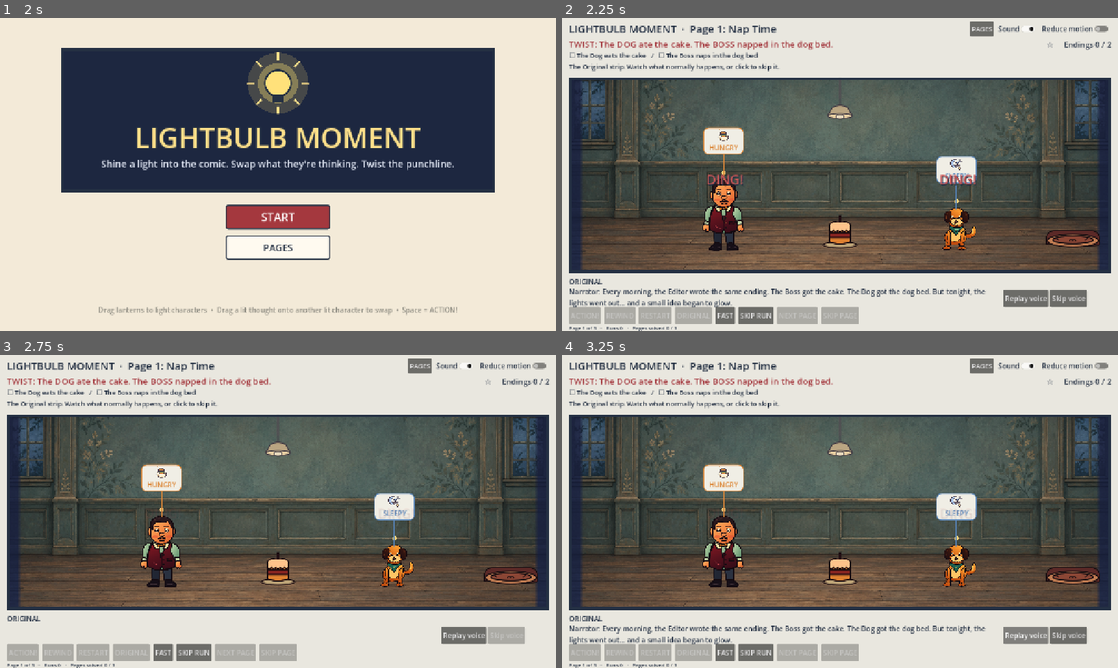
Above: before the commit, frames 1-4 (two rows, left to right).
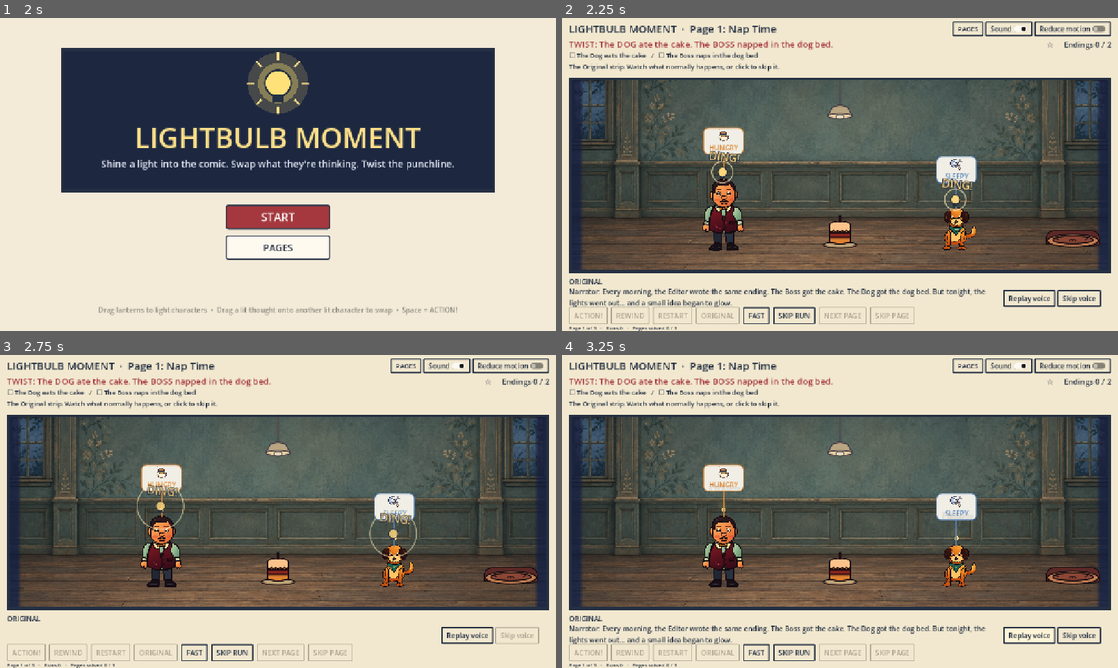
Above: after the commit, the same moments.

Repository: Ayush0098/TGCGameJam
Game: Godot game, scene res://scenes/main.tscn
The game is run twice, just before and just after one commit, with the same random seed, the same clock (stepped at 60 frames per second) and the same inputs.
Inputs:
- Up to frame 1 (2 s): click "Start story" at 0.5 s; click "Start story" at 1.25 s
- Up to frame 2 (2.25 s): click "START" at 2 s
- Up to frame 3 (2.75 s): no input
- Up to frame 4 (3.25 s): click "Replay voice" at 2.75 s

Frame 1 is identical in both runs. In frame 2, 4.9% of the frame differs, in the area x 1-99%, y 1-98%; in frame 3, 4.7%; in frame 4, 4.2%.

Commit message:
Add comic juice: starburst onomatopoeia, DING pops, shake, hitstop, inked theme
- Event words draw as outlined text on inked starbursts that pop, drift and
  fade; DING shows an idea-bulb pop with a flash ring above the actor.
- Impacts add screen shake to the panel only (off with Reduce motion) and a
  hitstop that pauses the playback clock (BONK/CLASH/EXIT/EAT).
- One printed-comic Theme for all HUD buttons (paper, ink border, hard shadow).

Co-Authored-By: Claude Opus 5.5 (1M context) <noreply@anthropic.com>

Diff:
--- a/src/game/main.gd
+++ b/src/game/main.gd
@@ -82,6 +82,11 @@
 var bonus_done: Dictionary = {}
 var endings_found: Dictionary = {}
 var _progress_label: Label
+# Hitstop: impact frames pause the playback clock (not Engine.time_scale).
+var _hitstop := 0.0
+const HITSTOP := {"BONK": 0.12, "CLASH": 0.12, "EXIT": 0.1, "EAT": 0.08}
+const INK := Color("243043")
+const PAPER := Color("f2e8cf")
 const SAVE_PATH := "user://lightbulb_progress.json"
 const BEAT_SECONDS := 0.4
 const RECOVERY_SECONDS := 0.45
@@ -115,12 +120,13 @@
 
 func _build_ui() -> void:
 	var background := ColorRect.new()
-	background.color = Color("e9e7df")
+	background.color = PAPER
 	background.set_anchors_and_offsets_preset(Control.PRESET_FULL_RECT)
 	background.mouse_filter = Control.MOUSE_FILTER_IGNORE
 	add_child(background)
 	_ui = Control.new()
 	_ui.size = Vector2(1280, 720)
+	_ui.theme = _comic_theme()
 	add_child(_ui)
 	resized.connect(_layout_ui)
 	get_window().focus_exited.connect(func(): _hook_drag = -1)
@@ -359,6 +365,7 @@
 	_is_original = original
 	mode = "INTRO" if original else "PLAY"
 	_cursor = 0
+	_hitstop = 0.0
 	_frame_cursor = 0
 	_playback_world = _run.snapshots[0]
 	_clock = 0.0
@@ -395,6 +402,9 @@
 	if _is_original and _active_cue == "narrator_intro":
 		return
 	var elapsed := delta * (3.0 if _fast else 1.0)
+	if _hitstop > 0.0:
+		_hitstop = maxf(0.0, _hitstop - delta)
+		return
 	if _anticipation > 0:
 		_anticipation -= elapsed
 		return
@@ -453,6 +463,8 @@
 		events.append_array(_run.events.filter(func(event): return event.beat == beat and event.type == "MOVE"))
 	_stage.present_events(events, 3.0 if _fast else 1.0, _motion.button_pressed)
 	for event in events:
+		if HITSTOP.has(event.type) and not _fast:
+			_hitstop = maxf(_hitstop, float(HITSTOP[event.type]))
 		if event.type == "DING":
 			_ding(480.0 * pow(1.12, _ding_count))
 			_ding_count += 1
@@ -1064,3 +1076,33 @@
 		bonus_done = data.bonus
 	if data.get("endings") is Dictionary:
 		endings_found = data.endings
+
+
+func _comic_theme() -> Theme:
+	# Printed-comic buttons: paper, ink border, hard offset shadow (no blur).
+	var theme := Theme.new()
+	for state in ["normal", "hover", "pressed", "focus", "disabled"]:
+		var box := StyleBoxFlat.new()
+		box.bg_color = PAPER if state != "hover" else Color("fff4d6")
+		box.border_color = INK if state != "disabled" else Color("a9a28f")
+		box.set_border_width_all(3 if state != "disabled" else 2)
+		box.set_corner_radius_all(2)
+		box.shadow_color = INK if state != "disabled" else Color(0, 0, 0, 0)
+		box.shadow_size = 0
+		box.shadow_offset = Vector2(1, 1) if state == "pressed" else Vector2(4, 4)
+		box.content_margin_left = 12
+		box.content_margin_right = 12
+		box.content_margin_top = 4
+		box.content_margin_bottom = 4
+		if state == "focus":
+			box.bg_color = Color(0, 0, 0, 0)
+			box.shadow_color = Color(0, 0, 0, 0)
+			box.border_color = Color("c8102e")
+		theme.set_stylebox(state, "Button", box)
+	theme.set_color("font_color", "Button", INK)
+	theme.set_color("font_hover_color", "Button", INK)
+	theme.set_color("font_pressed_color", "Button", INK)
+	theme.set_color("font_focus_color", "Button", INK)
+	theme.set_color("font_disabled_color", "Button", Color("a9a28f"))
+	theme.set_color("font_color", "Label", INK)
+	return theme
--- a/src/presentation/stage_view.gd
+++ b/src/presentation/stage_view.gd
@@ -55,6 +55,12 @@
 var _actions: Dictionary = {}
 var _textures: Dictionary = {}
 var _effects: Array[Dictionary] = []
+# Comic juice: screen shake (trauma 0..1, decays) applied to the panel root only.
+var _trauma := 0.0
+var _shake_time := 0.0
+const EFFECT_LIFE := 0.85
+const WORD_COLOURS := {"DING": Color("ffd27a"), "EAT": Color("f28c28"), "BONK": Color("d7263d"), "CLASH": Color("d7263d"), "STARTLE": Color("8e5cc9"), "EXIT": Color("8e5cc9"), "SIT": Color("4a90d9"), "LAMP_ON": Color("f2e8cf"), "WHIFF": Color("f2e8cf")}
+const WORD_TRAUMA := {"BONK": 0.5, "CLASH": 0.55, "EXIT": 0.4, "EAT": 0.22, "STARTLE": 0.12}
 var _manifest: Dictionary = {}
 
 class PropLayer extends Node2D:
@@ -357,6 +363,9 @@
 	_drag_bulb = -1
 	_target = ""
 	_effects.clear()
+	_trauma = 0.0
+	if is_instance_valid(_root):
+		_root.position = _offset()
 	_blend = 1.0
 	if is_instance_valid(_room):
 		_room.material.set_shader_parameter("blend", 1.0)
@@ -389,16 +398,27 @@
 			_play(str(event.get("target", "")), "ko")
 		if words.has(event.type):
 			var slot := float(event.get("to", 4))
+			var anchor_x := -1.0
 			for record in _world.get("characters", []):
 				if record.id == id:
 					slot = record.slot
+					anchor_x = _actor_position(record).x
 			if event.type == "LAMP_ON":
 				for lamp in _world.get("lamps", []):
 					if lamp.id == event.get("object", ""):
 						for object in _world.get("objects", []):
 							if object.id == lamp.switch_id:
 								slot = object.slot
-			_effects.append({"text": words[event.type], "at": Vector2(clampf(_x(slot), 75, 1205), 255), "age": 0.0, "colour": COLOURS.get("HUNGRY" if event.type == "EAT" else "ANGRY", Color("edce76"))})
+			var height := 255.0
+			if event.type == "DING":
+				# The idea bulb pops above the head; the word sits a little higher.
+				for record in _world.get("characters", []):
+					if record.id == id:
+						height = FLOOR_Y - (205.0 if record.get("art", "") != "dog" else 140.0)
+			var wobble := float((str(event.type).hash() + int(slot) * 7) % 7 - 3) * 0.05
+			_effects.append({"text": words[event.type], "kind": str(event.type), "at": Vector2(clampf(anchor_x if anchor_x >= 0.0 and event.type != "LAMP_ON" else _x(slot), 75, 1205), height), "age": 0.0, "rot": wobble, "colour": WORD_COLOURS.get(event.type, Color("ffd27a"))})
+			if not reduced_motion:
+				_trauma = minf(1.0, _trauma + float(WORD_TRAUMA.get(event.type, 0.0)))
 	queue_redraw()
 
 func _process(delta: float) -> void:
@@ -407,7 +427,15 @@
 		_room.material.set_shader_parameter("blend", _blend)
 	for effect in _effects:
 		effect.age += delta * _playback_speed
-	_effects = _effects.filter(func(effect): return effect.age < 0.65)
+	_effects = _effects.filter(func(effect): return effect.age < EFFECT_LIFE)
+	if _trauma > 0.0 and is_instance_valid(_root):
+		_shake_time += delta
+		_trauma = maxf(0.0, _trauma - delta * 1.6)
+		var amount := 9.0 * _trauma * _trauma
+		_root.position = _offset() + Vector2(sin(_shake_time * 71.0), cos(_shake_time * 53.0)) * amount
+		if _trauma == 0.0:
+			_root.position = _offset()
+		queue_redraw()
 	for id in _actions.keys():
 		if _actions[id] in ["eat", "sit", "bonk", "startle"] and not _rigs[id].animation_player.is_playing():
 			_actions[id] = ""
@@ -543,14 +571,55 @@
 		if actor.id == _target:
 			draw_rect(rect.grow(5), Color("42a88c"), false, 3)
 	for effect in _effects:
-		var offset := Vector2(0, 0 if _reduced_motion else -effect.age * 18)
-		var at: Vector2 = effect.at + offset
-		var alpha := minf(1, (0.65 - effect.age) * 5)
-		_label(self, at + Vector2(-39, 2), effect.text, Color(INK, alpha), 31)
-		_label(self, at + Vector2(-41, 0), effect.text, Color(effect.colour, alpha), 31)
+		_draw_word(effect)
 	if _drag_bubble != "":
 		draw_circle(_mouse, 18, Color(1, 0.85, 0.3, 0.7))
+	draw_set_transform(_offset(), 0, Vector2.ONE * _fit())
 	draw_rect(Rect2(3, 3, 1274, 454), INK, false, 6)
+
+func _draw_word(effect: Dictionary) -> void:
+	# Onomatopoeia: an inked starburst with an outlined word; pops in, drifts, fades.
+	var age: float = effect.age
+	var scale := 1.0
+	if not _reduced_motion:
+		if age < 0.1:
+			scale = lerpf(0.2, 1.25, age / 0.1)
+		elif age < 0.18:
+			scale = lerpf(1.25, 1.0, (age - 0.1) / 0.08)
+	var alpha := clampf((EFFECT_LIFE - age) * 5.0, 0.0, 1.0)
+	var at: Vector2 = effect.at + Vector2(0, 0 if _reduced_motion else -age * 14.0)
+	var font := ThemeDB.fallback_font
+	var kind := str(effect.get("kind", ""))
+	var size := 26 if kind in ["DING", "SIT"] else 34
+	var width := font.get_string_size(effect.text, HORIZONTAL_ALIGNMENT_LEFT, -1, size).x
+	draw_set_transform(_offset() + at * _fit(), float(effect.get("rot", 0.0)), Vector2.ONE * scale * _fit())
+	if kind == "DING":
+		# Idea bulb pop with a flash ring.
+		var ring := 14.0 + age * 60.0
+		draw_arc(Vector2(0, 26), ring, 0, TAU, 32, Color(1, 0.95, 0.75, alpha * 0.6), 3, true)
+		draw_circle(Vector2(0, 26), 11, Color(1, 0.84, 0.48, alpha))
+		draw_arc(Vector2(0, 26), 11, 0, TAU, 20, Color(INK, alpha), 2, true)
+		draw_rect(Rect2(-5, 36, 10, 6), Color(INK, alpha))
+	elif kind != "SIT":
+		var points := PackedVector2Array()
+		var spikes := 14
+		var rx := width * 0.5 + 26.0
+		var ry := size * 0.95
+		for k in spikes * 2:
+			var angle := TAU * k / (spikes * 2)
+			var radius := 1.0 if k % 2 == 0 else 0.72
+			radius *= 1.0 + 0.08 * sin(k * 2.3)
+			points.append(Vector2(cos(angle) * rx, sin(angle) * ry - size * 0.32) * radius)
+		var fill: Color = Color("fff4d6") if kind not in ["LAMP_ON", "WHIFF"] else Color("ffd27a")
+		draw_colored_polygon(points, Color(fill, alpha))
+		points.append(points[0])
+		draw_polyline(points, Color(INK, alpha), 2.5, true)
+	var origin := Vector2(-width * 0.5, size * 0.35 - size * 0.32)
+	if kind == "DING":
+		origin.y = 0
+	draw_string_outline(font, origin, effect.text, HORIZONTAL_ALIGNMENT_LEFT, -1, size, 7, Color(INK, alpha))
+	draw_string(font, origin, effect.text, HORIZONTAL_ALIGNMENT_LEFT, -1, size, Color(effect.colour, alpha))
+	draw_set_transform(_offset(), 0, Vector2.ONE * _fit())
 
 func _bubble_style(colour: Color) -> StyleBoxFlat:
 	var style := StyleBoxFlat.new()
